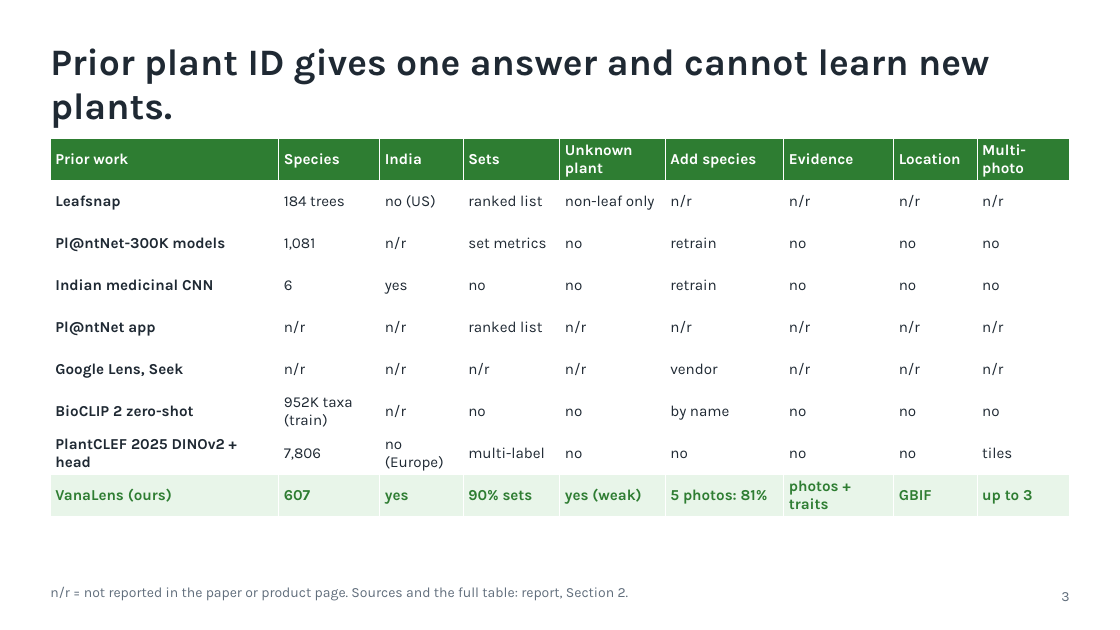
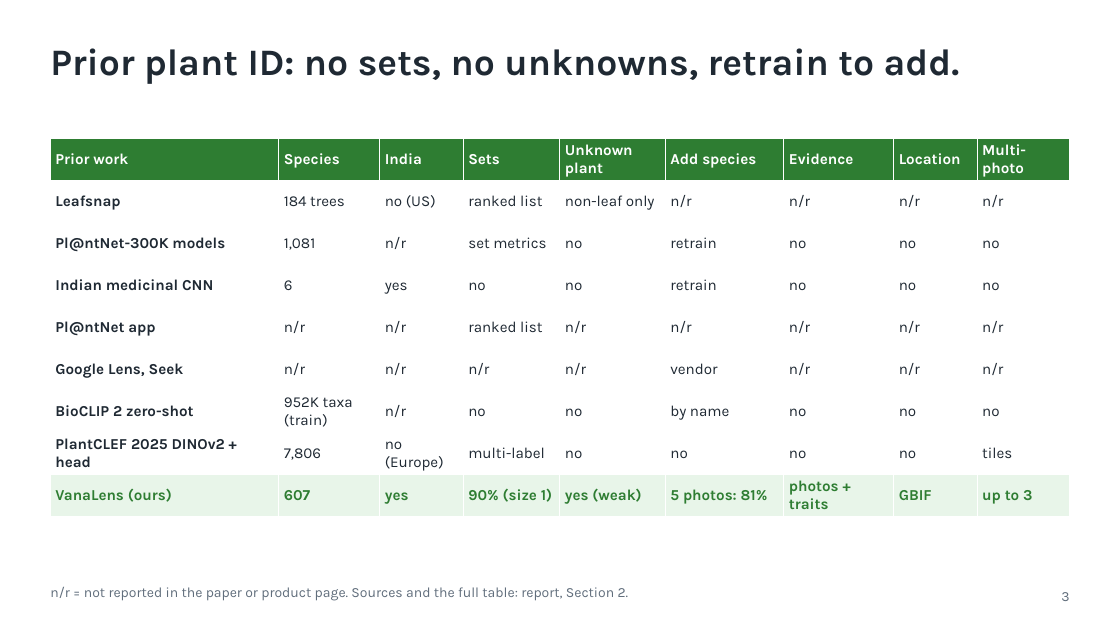
Before and after one commit to shadowBit01/Plant-Classifier-model, a slide deck: slide 3 of pitch/VanaLens.pptx. Drawn at 1120x630 pixels with LibreOffice and Linux fonts; fonts in the diff are those of the drawing. Boxes give left, top, right and bottom in pixels: in the first picture for what was removed or moved away, otherwise in the second. Text is boxed around its words. In the diff, an @@ line names an element or a change of style, - is before the commit and + after.

```diff
--- a/pitch/VanaLens.pptx
+++ b/pitch/VanaLens.pptx
@@ text at bbox=[50, 48, 960, 84]: text changed @@
-Prior plant ID gives one answer and cannot learn new plants.
+Prior plant ID: no sets, no unknowns, retrain to add.
@@ table at bbox=[50, 139, 1070, 517] @@
-row 9, column 4: 90% sets
+row 9, column 4: 90% (size 1)
```
Also in this commit, not shown: 13 other slides changed, 28 other files.
